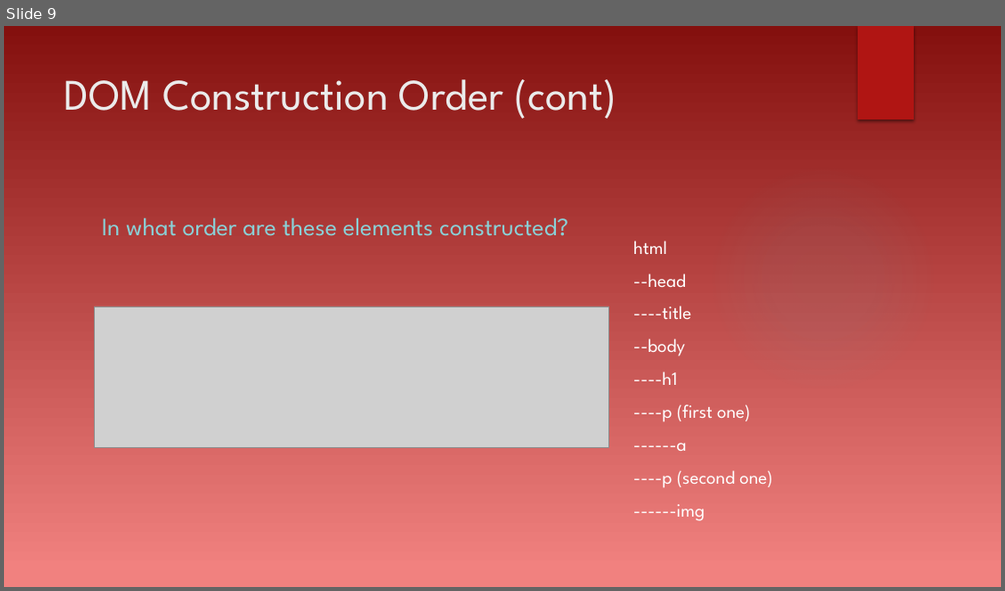
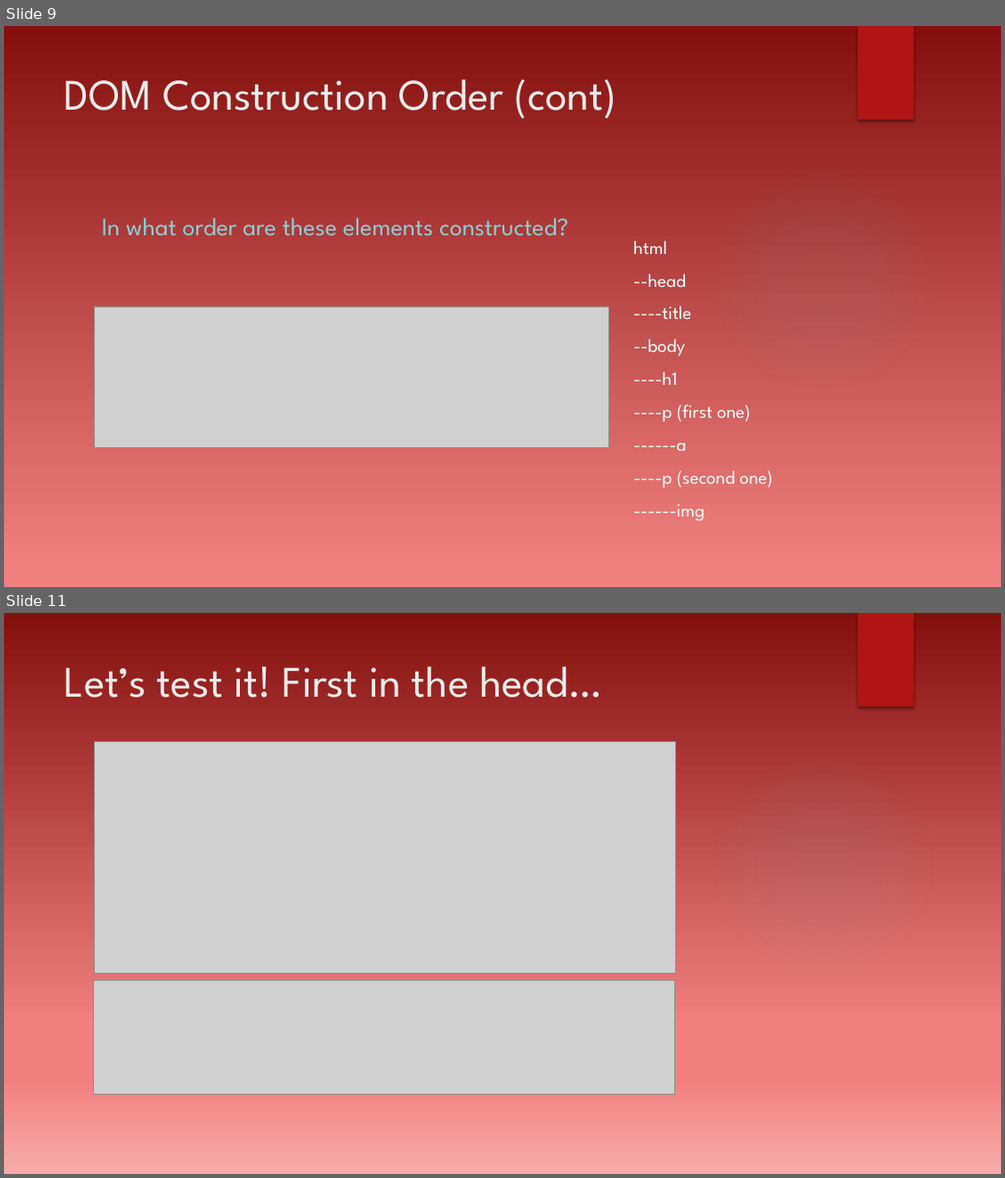
Before and after one commit to dtarvin/evening-work, a slide deck: document-object-model-presentation/Document Object Model.pptx. Shown one above the other, each under a label of ours: slide 9 before the commit, slides 9 and 11 after it; the slides between them are not shown. The pictures are 1005x591 and 1005x1178 pixels, drawn with LibreOffice and Linux fonts; fonts in the diff are those of the drawing; grey boxes stand for pictures; background and template pictures are left out. Boxes give left, top, right and bottom in pixels: in the first picture for what was removed or moved away, otherwise in the second. Text is boxed around its words. In the diff, an @@ line names an element or a change of style, - is before the commit and + after.

```diff
--- a/document-object-model-presentation/Document Object Model.pptx
+++ b/document-object-model-presentation/Document Object Model.pptx
@@ slide 11 added at (4,613,1001,1174), background gradient #84100E to #F1817F to #F6ABAA; not listed: 2 template elements that a slide beside it also shows @@
@@ title added at (65,666,601,698), 42 pt, text #EBEBEB @@
+Let’s test it! First in the head…
@@ picture added at (95,742,676,973) @@
@@ picture added at (94,981,675,1094) @@
```
Also in this commit, not shown: 1 slide changed, 10 other slides added, 3 other files.
